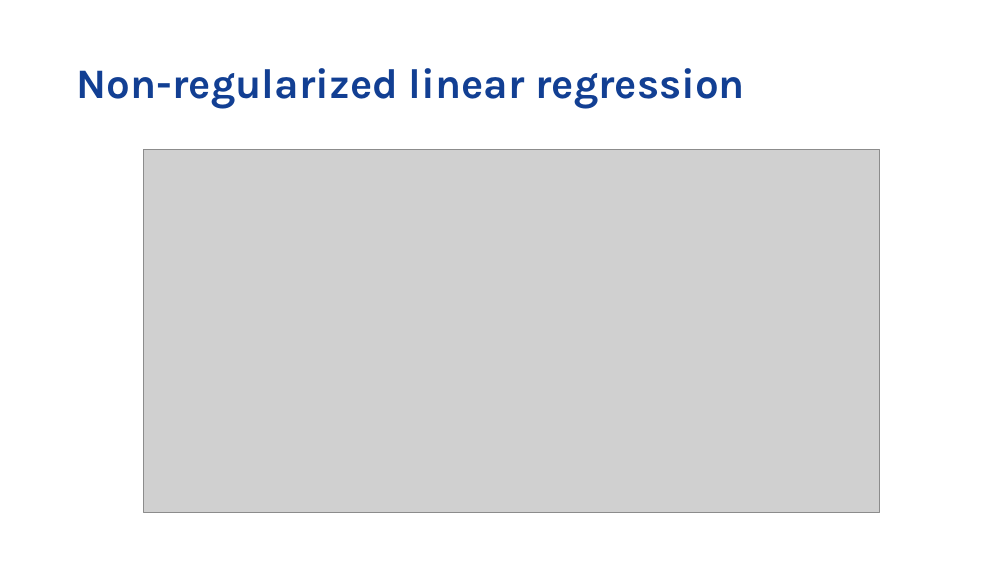
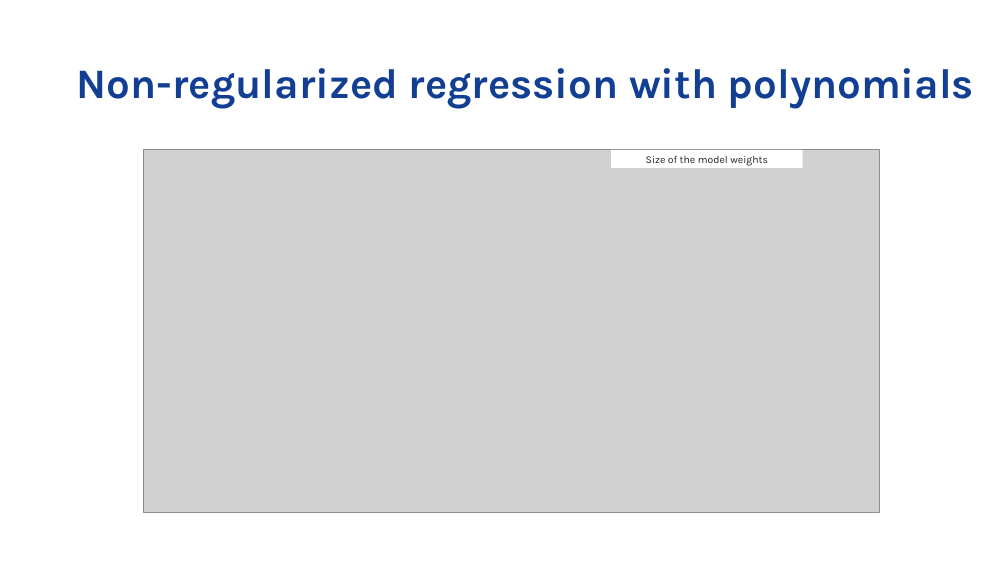
Before and after one commit to vib-training-conferences/machine-learning-and-deep-learning-fundamentals, a slide deck: slide 31 of docs/day-1-session-3-regression.pptx (slide 25 before the commit). Drawn at 1008x567 pixels with LibreOffice and Linux fonts; fonts in the diff are those of the drawing; grey boxes stand for pictures; background and template pictures are left out. Boxes give left, top, right and bottom in pixels: in the first picture for what was removed or moved away, otherwise in the second. Text is boxed around its words. In the diff, an @@ line names an element or a change of style, - is before the commit and + after.

```diff
--- a/docs/day-1-session-3-regression.pptx
+++ b/docs/day-1-session-3-regression.pptx
@@ title at <box>77,68,974,109</box>: text changed @@
-Non-regularized linear regression
+Non-regularized regression with polynomials
@@ rectangle added at <box>612,150,803,168</box>, fill #FFFFFF, 10 pt, text #262626 @@
+Size of the model weights
```
Also in this commit, not shown: 18 other slides changed, 18 slides added, 8 slides removed, 13 other files.
